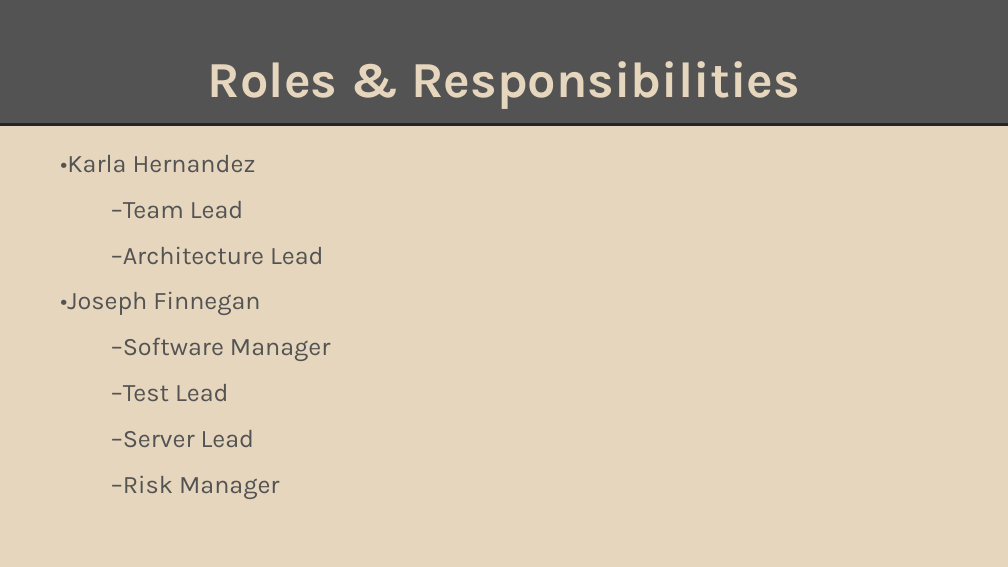
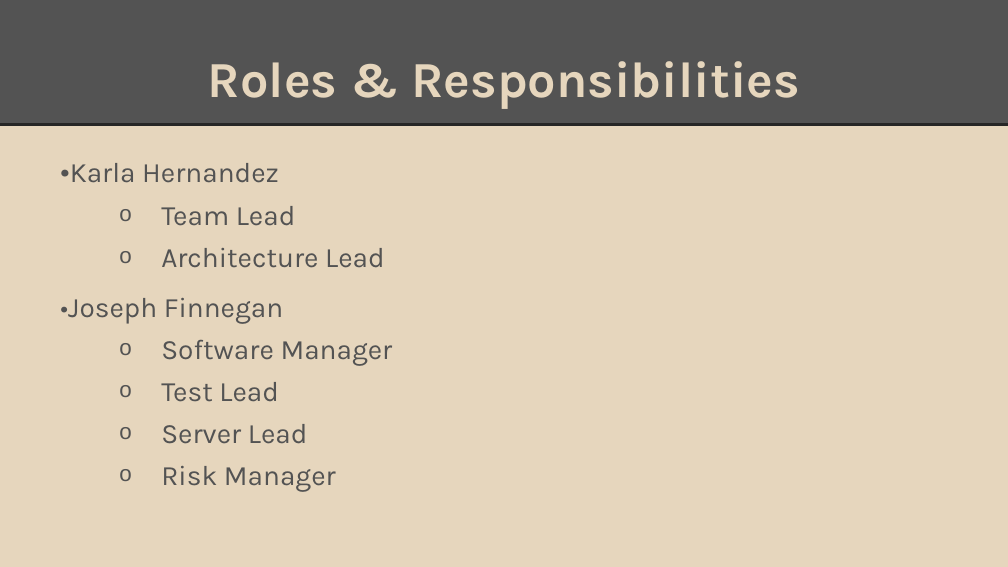
Before and after one commit to Sinmara/Senior-Design, a slide deck: slide 7 of Presentations/Project Charter Presentation.pptx (slide 12 before the commit). Drawn at 1008x567 pixels with LibreOffice and Linux fonts; fonts in the diff are those of the drawing. Boxes give left, top, right and bottom in pixels: in the first picture for what was removed or moved away, otherwise in the second. Text is boxed around its words. In the diff, an @@ line names an element or a change of style, - is before the commit and + after.

```diff
--- a/Presentations/Project Charter Presentation.pptx
+++ b/Presentations/Project Charter Presentation.pptx
@@ text at box(60, 163, 283, 324): size 18 to 24 pt in "•Karla"; size 18 to 20 pt in "•Karla Hernandez", "•Joseph Finnegan" @@
@@ text at box(161, 206, 384, 268): text changed; size 18 to 20 pt @@
-–Team Lead
-–Architecture Lead
+  o Team Lead
+  o Architecture Lead
@@ text at box(161, 340, 393, 492): text changed; size 18 to 20 pt @@
-–Software Manager
-–Test Lead
-–Server Lead
-–Risk Manager
+  o Software Manager
+  o Test Lead
+  o Server Lead
+  o Risk Manager
```
Also in this commit, not shown: 9 other slides changed, 5 slides added, 6 slides removed.
